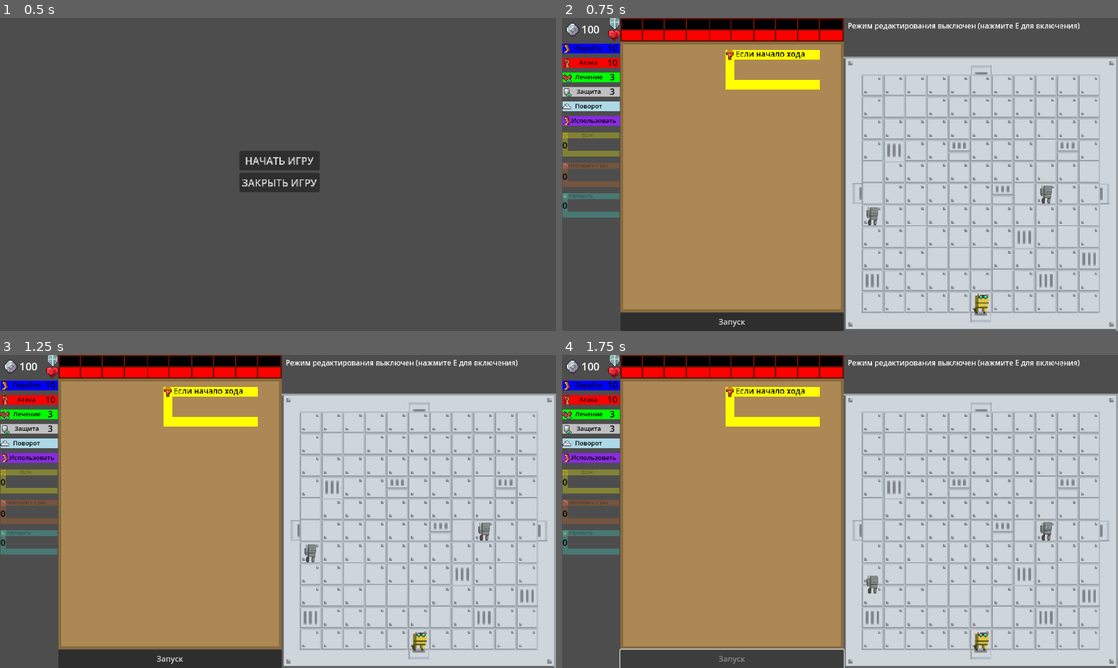
Above: before the commit, frames 1-4 (two rows, left to right).
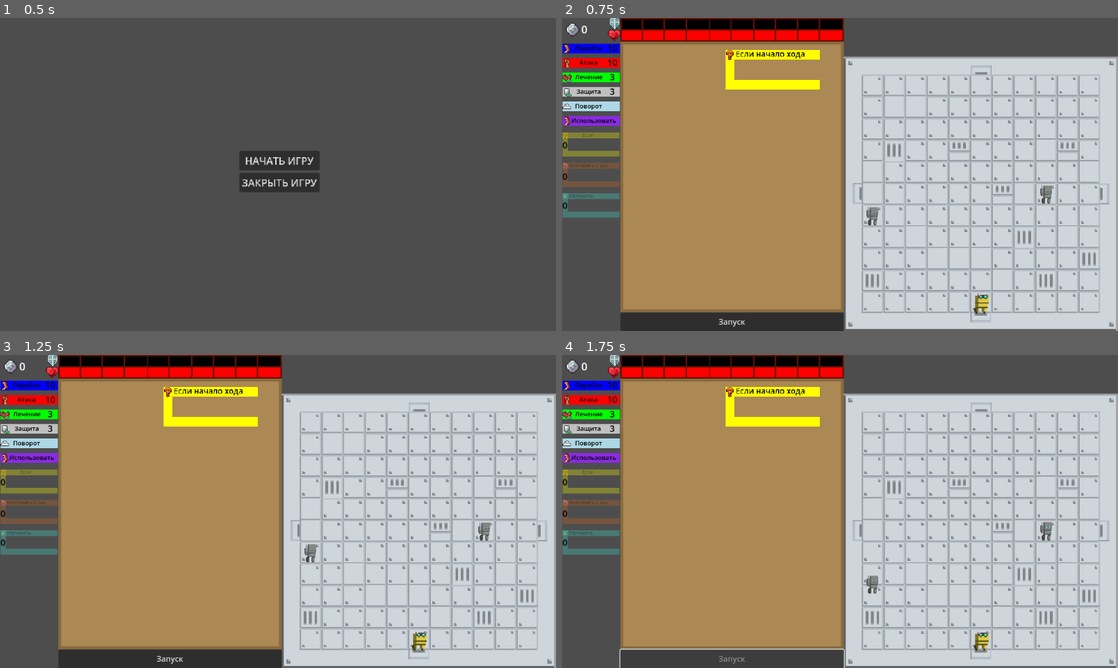
Above: after the commit, the same moments.

Repository: timurkinBits/scratch_roguelike
Game: Godot game, scene res://scenes/main_menu.tscn
The game is run twice, just before and just after one commit, with the same random seed, the same clock (stepped at 60 frames per second) and the same inputs.
Inputs:
- Up to frame 1 (0.5 s): no input
- Up to frame 2 (0.75 s): click "НАЧАТЬ ИГРУ" at 0.5 s
- Up to frame 3 (1.25 s): no input
- Up to frame 4 (1.75 s): click "Запуск" at 1.25 s

Frame 1 is identical in both runs. In frame 2, 0.5% of the frame differs, in the area x 3-94%, y 1-5%; in frame 3, 0.5%; in frame 4, 0.5%.

Commit message:
shop complete

Diff:
--- a/scenes/Main.tscn
+++ b/scenes/Main.tscn
@@ -104,7 +104,6 @@
 door_scene = ExtResource("11_bb450")
 info_scene = ExtResource("15_ebg2g")
 item_scene = ExtResource("17_xa025")
-allow_layout_editing = true
 
 [node name="Player" parent="Room" instance=ExtResource("5_k4xvw")]
 position = Vector2(360.154, 501.223)
--- a/scripts/global.gd
+++ b/scripts/global.gd
@@ -11,7 +11,7 @@
 	Command.TypeCommand.DEFENSE: 3
 }
 
-var coins: int = 100
+var coins: int = 0
 
 var remaining_move_points: int
 var remaining_attack_points: int
